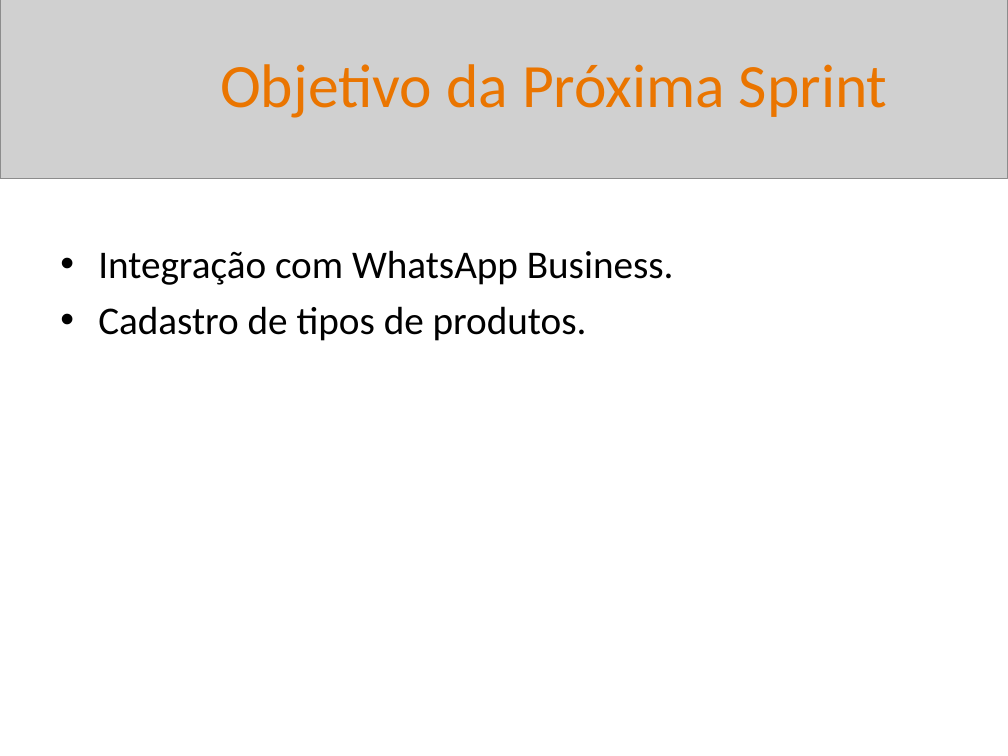
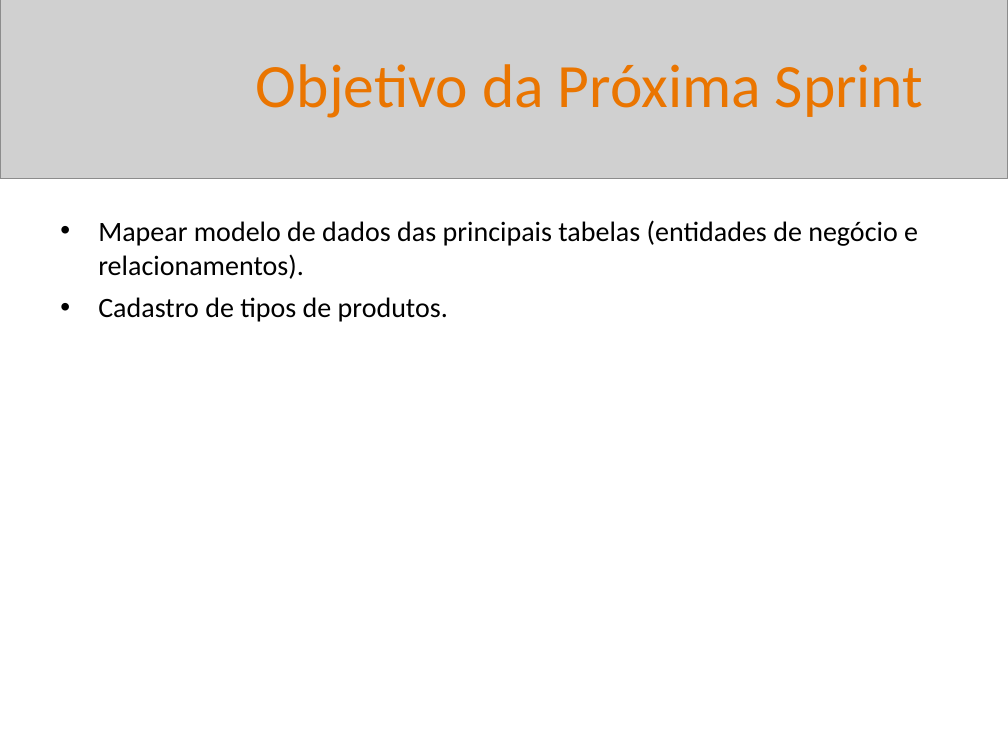
Before and after one commit to BetoFigu66/AgenteAssistenteDeVendas, a slide deck: slide 21 of artefatos/gerente_de_projetos/reports/sprint_02_20260510_Interno.pptx (slide 19 before the commit). Drawn at 1008x756 pixels with LibreOffice and Linux fonts; fonts in the diff are those of the drawing; grey boxes stand for pictures. Boxes give left, top, right and bottom in pixels: in the first picture for what was removed or moved away, otherwise in the second. Text is boxed around its words. In the diff, an @@ line names an element or a change of style, - is before the commit and + after.

Commit message:
Evolução do gerente de projetos na geração de sprint report.

```diff
--- a/artefatos/gerente_de_projetos/reports/sprint_02_20260510_Interno.pptx
+++ b/artefatos/gerente_de_projetos/reports/sprint_02_20260510_Interno.pptx
@@ text "Objetivo da Próxima Sprint": place and size @@
-text "Objetivo da Próxima Sprint" at (220,64,888,118)
+text "Objetivo da Próxima Sprint" at (256,64,924,118)
@@ text "Mapear modelo de dados das ...": place and size @@
-text "Mapear modelo de dados das ..." at (98,250,674,341)
+text "Mapear modelo de dados das ..." at (98,220,918,322)
@@ text at (98,220,918,279): text changed; size 28 to 20 pt @@
-• Integração com WhatsApp Business.
+• Mapear modelo de dados das principais tabelas (entidades de negócio e relacionamentos).
@@ text at (98,297,448,322): size 28 to 20 pt in "Cadastro de tipos de produtos." @@
```
Also in this commit, not shown: 9 other slides changed, 22 slides added, 9 slides removed, 12 other files.
